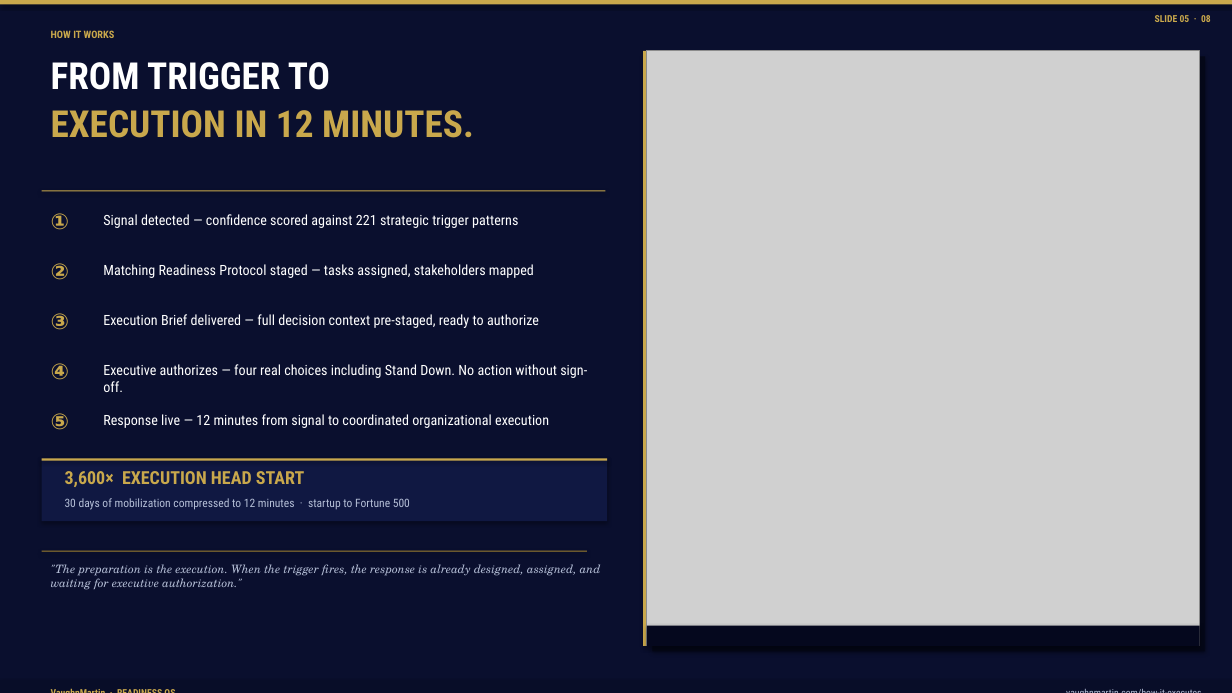
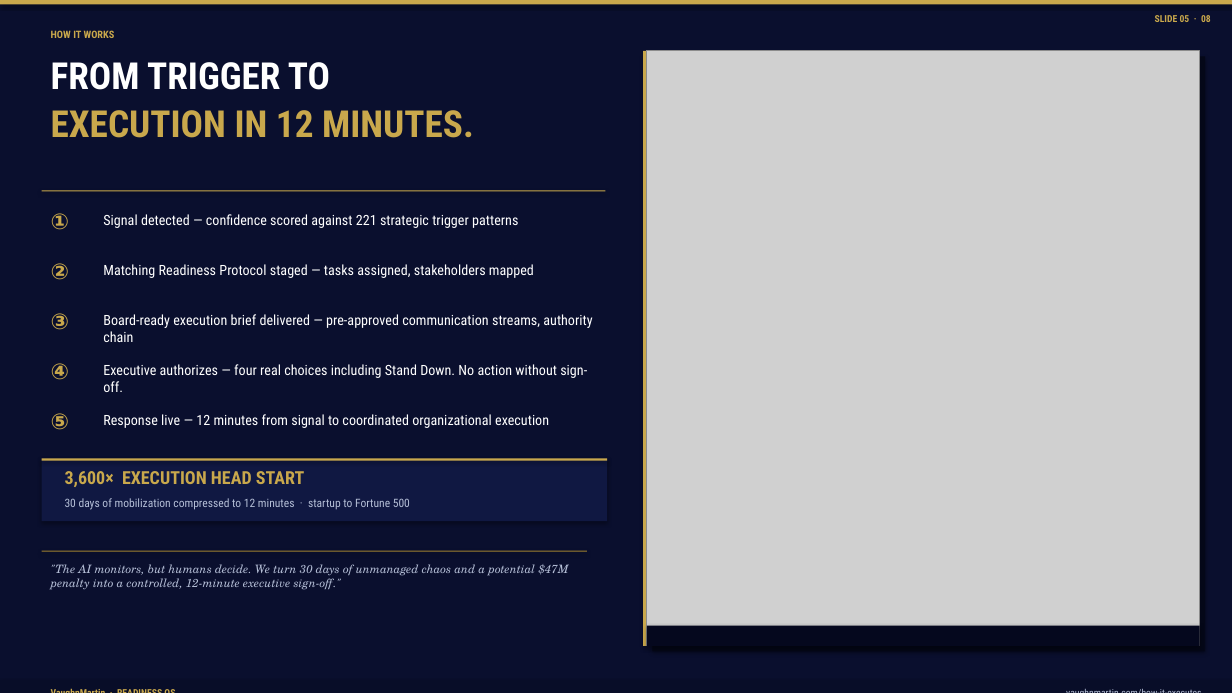
Before and after one commit to mbrunke18/CodePlatform1, a slide deck: slide 6 of attached_assets/VaughnMartin-Investor-Deck-v13-final.pptx. Drawn at 1232x693 pixels with LibreOffice and Linux fonts; fonts in the diff are those of the drawing; grey boxes stand for pictures. Boxes give left, top, right and bottom in pixels: in the first picture for what was removed or moved away, otherwise in the second. Text is boxed around its words. In the diff, an @@ line names an element or a change of style, - is before the commit and + after.

```diff
--- a/attached_assets/VaughnMartin-Investor-Deck-v13-final.pptx
+++ b/attached_assets/VaughnMartin-Investor-Deck-v13-final.pptx
@@ text at bbox=[103, 314, 592, 342]: text changed @@
-Execution Brief delivered — full decision context pre-staged, ready to authorize
+Board-ready execution brief delivered — pre-approved communication streams, authority chain
@@ text at bbox=[51, 564, 569, 590]: text changed @@
-"The preparation is the execution. When the trigger fires, the response is already designed, assigned, and waiting for executive authorization."
+"The AI monitors, but humans decide. We turn 30 days of unmanaged chaos and a potential $47M penalty into a controlled, 12-minute executive sign-off."
```
Also in this commit, not shown: 8 other slides changed, 1 slide added, 1 slide removed, 3 other files.
